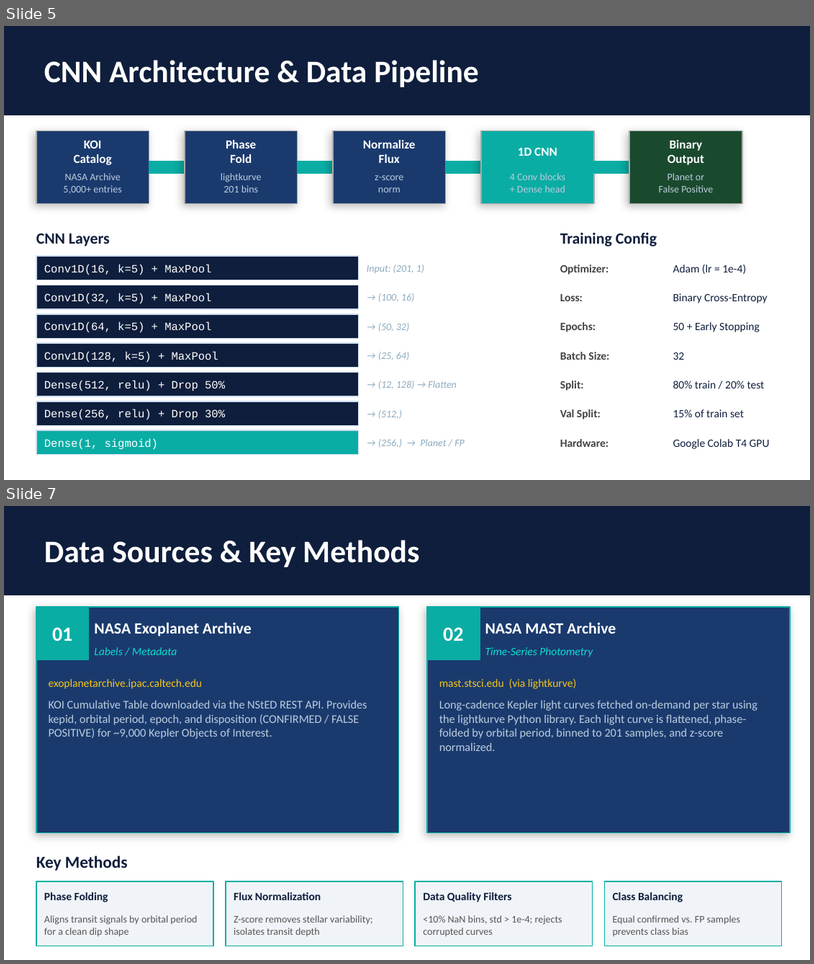
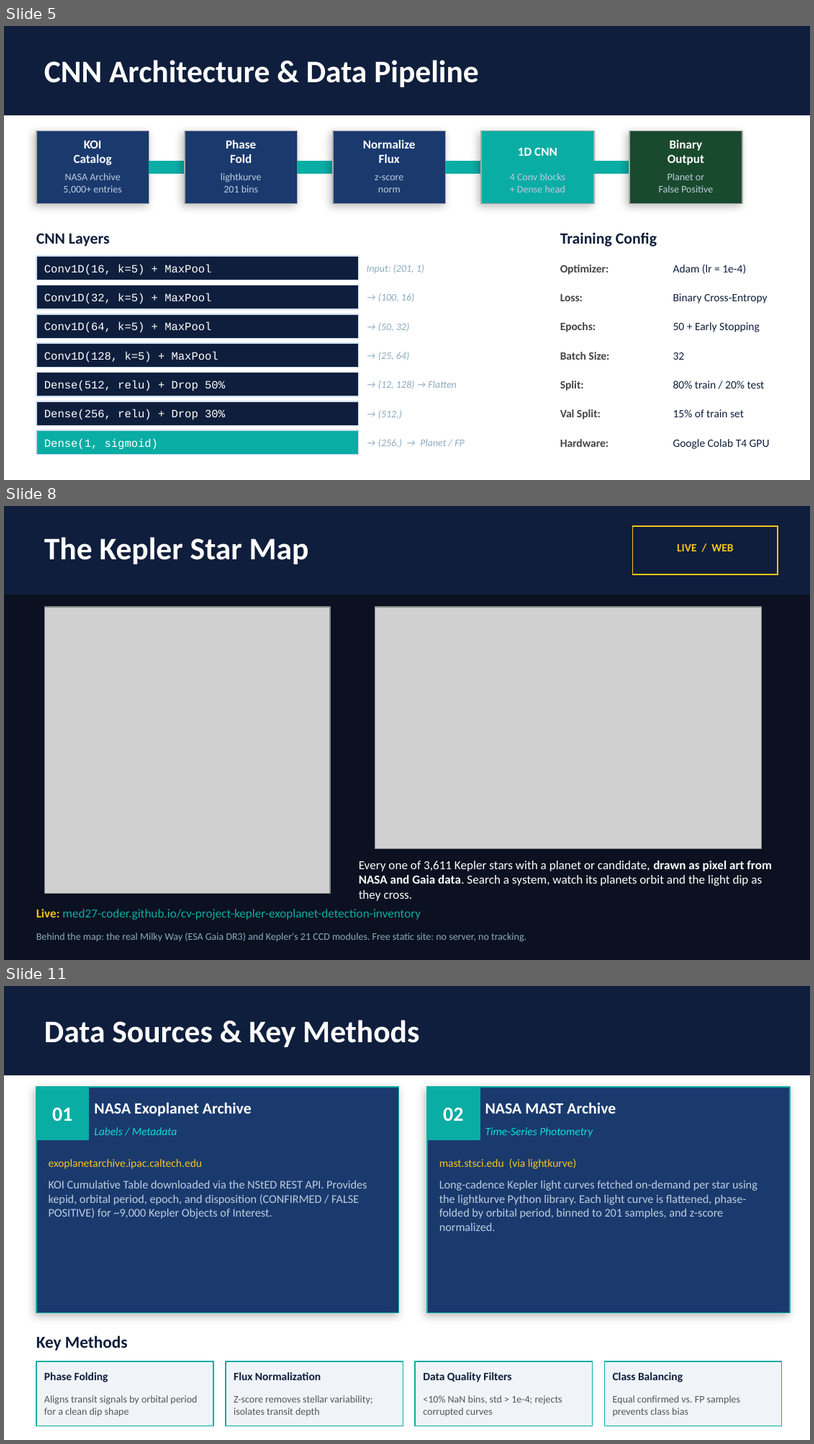
Before and after one commit to med27-coder/cv-project-kepler-exoplanet-detection-inventory, a slide deck: docs/Exoplanet_CV_Portfolio_FM.pptx. Shown one above the other, each under a label of ours: slides 5 and 7 before the commit, slides 5, 8 and 11 after it; the slides between them are not shown. The pictures are 814x964 and 814x1444 pixels, drawn with LibreOffice and Linux fonts; fonts in the diff are those of the drawing; grey boxes stand for pictures. Boxes give left, top, right and bottom in pixels: in the first picture for what was removed or moved away, otherwise in the second. Text is boxed around its words. In the diff, an @@ line names an element or a change of style, - is before the commit and + after.

```diff
--- a/docs/Exoplanet_CV_Portfolio_FM.pptx
+++ b/docs/Exoplanet_CV_Portfolio_FM.pptx
@@ slide 8 added at <box>4,506,810,960</box>, background #0B1120 @@
@@ rectangle added at <box>4,506,810,595</box>, fill #0F1E3C @@
@@ rectangle added at <box>633,526,778,574</box>, fill #0F1E3C, outline #F5C518 1 pt @@
@@ text added at <box>44,537,309,564</box>, 28 pt, text #FFFFFF, bold @@
+The Kepler Star Map
@@ text added at <box>677,544,733,551</box>, 10 pt, text #F5C518, bold @@
+LIVE / WEB
@@ picture added at <box>44,607,329,893</box> @@
@@ picture added at <box>376,607,762,849</box> @@
@@ text added at <box>359,860,772,901</box>, 11 pt, text #FFFFFF @@
+Every one of 3,611 Kepler stars with a planet or candidate, drawn as pixel art from NASA and Gaia data. Search a system, watch its planets orbit and the light dip as they cross.
@@ text added at <box>36,908,421,919</box>, 11 pt, text #0AADA4 @@
+Live: med27-coder.github.io/cv-project-kepler-exoplanet-detection-inventory
@@ text added at <box>36,932,527,942</box>, 9 pt, text #8CAABF @@
+Behind the map: the real Milky Way (ESA Gaia DR3) and Kepler's 21 CCD modules. Free static site: no server, no tracking.
@@ what was slide 7 is now slide 11 @@
```
Also in this commit, not shown: 4 slides changed, 3 other slides added, 40 other files.
